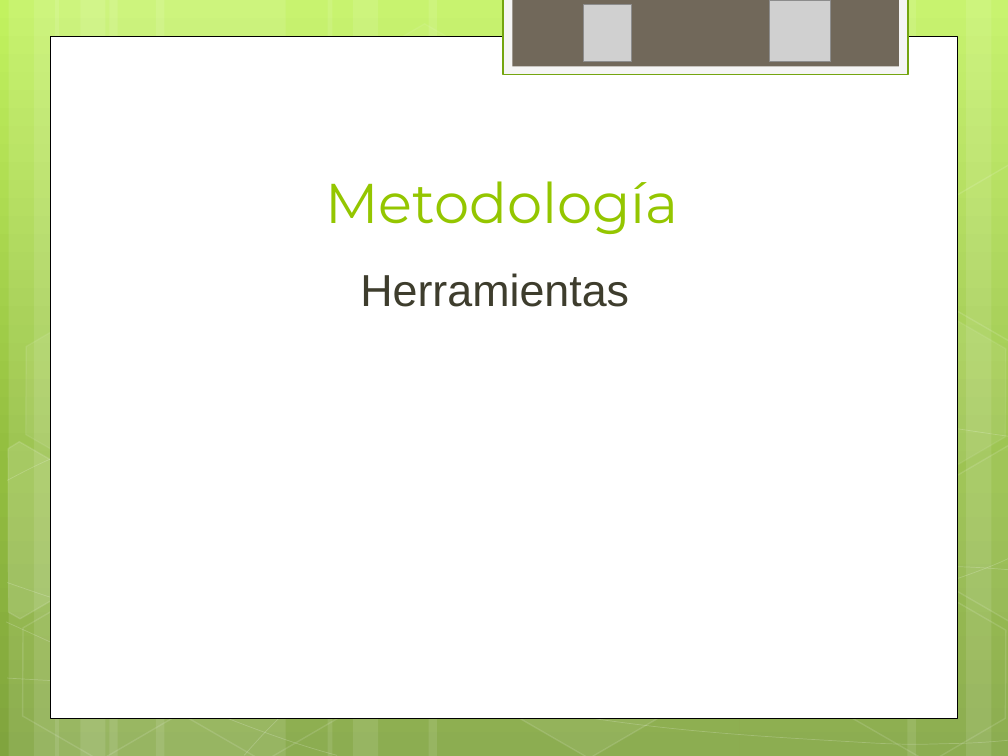
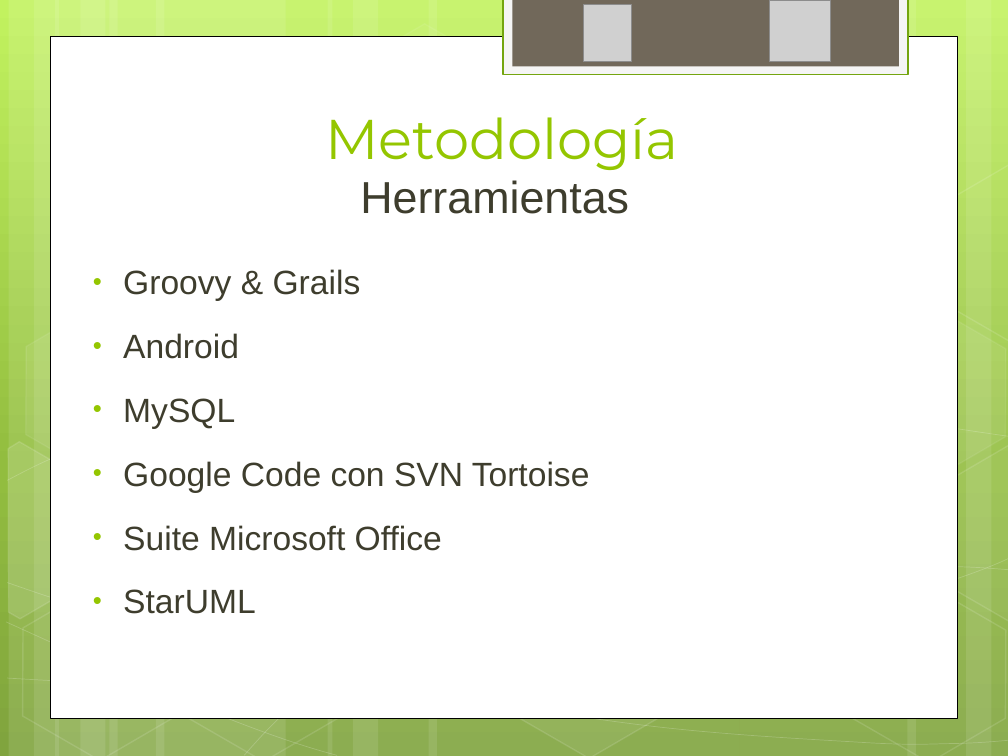
Before and after one commit to ptissera/habilitacion-profesional-2012-4k4, a slide deck: slide 14 of Documentacion/Informe Preliminar/Presentacion Informe Preliminar.pptx. Drawn at 1008x756 pixels with LibreOffice and Linux fonts; fonts in the diff are those of the drawing; grey boxes stand for pictures. Boxes give left, top, right and bottom in pixels: in the first picture for what was removed or moved away, otherwise in the second. Text is boxed around its words. In the diff, an @@ line names an element or a change of style, - is before the commit and + after.

```diff
--- a/Documentacion/Informe Preliminar/Presentacion Informe Preliminar.pptx
+++ b/Documentacion/Informe Preliminar/Presentacion Informe Preliminar.pptx
@@ title "Metodología": place and size @@
-title "Metodología" at <box>325,181,678,234</box>
+title "Metodología" at <box>325,117,678,170</box>
@@ text "Herramientas": place and size @@
-text "Herramientas" at <box>360,273,629,307</box>
+text "Herramientas" at <box>360,180,629,214</box>
@@ text added at <box>123,269,590,614</box>, 24 pt, text #3E3D2D @@
+• Groovy & Grails
+• Android
+• MySQL
+• Google Code con SVN Tortoise
+• Suite Microsoft Office
+• StarUML
```
Also in this commit, not shown: 6 other slides changed, 3 slides added, 2 slides removed.
